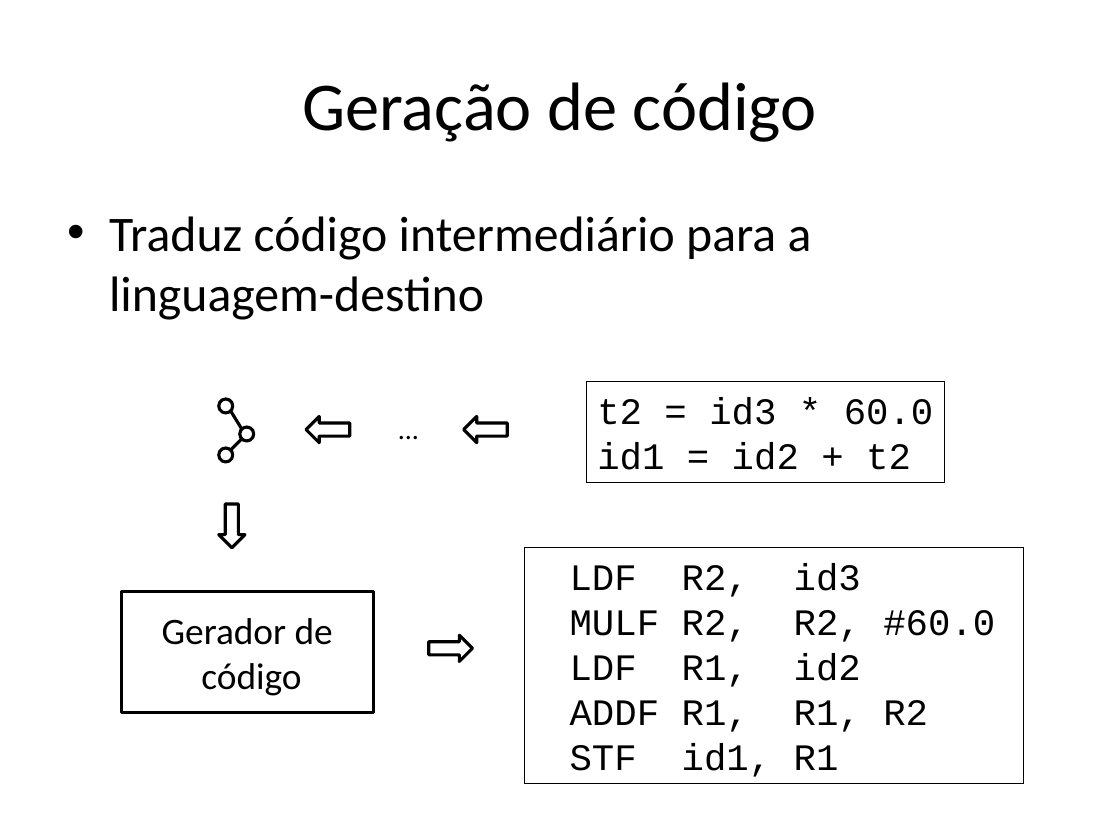
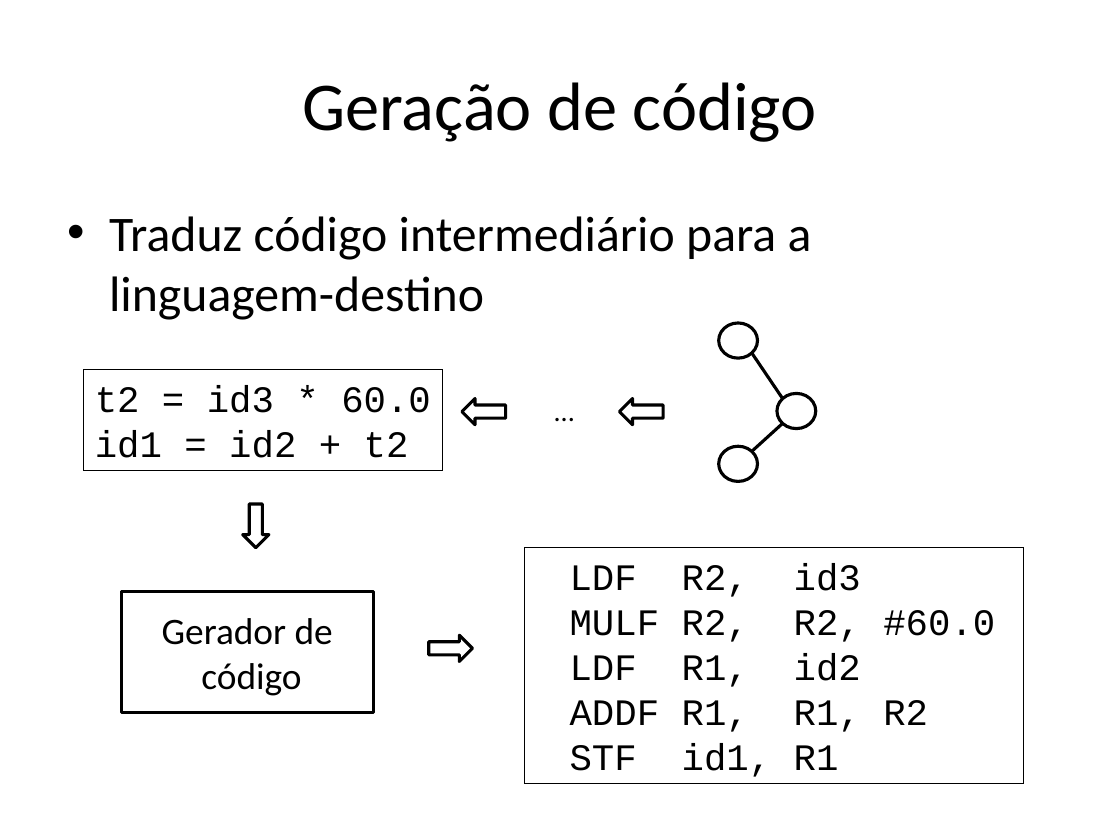
Before and after one commit to damorim/compilers-cin, a slide deck: slide 34 of slides-aulas/intro.pptx. Drawn at 1120x840 pixels with LibreOffice and Linux fonts; fonts in the diff are those of the drawing. Boxes give left, top, right and bottom in pixels: in the first picture for what was removed or moved away, otherwise in the second. Text is boxed around its words. In the diff, an @@ line names an element or a change of style, - is before the commit and + after.

```diff
--- a/slides-aulas/intro.pptx
+++ b/slides-aulas/intro.pptx
@@ ellipse: place and size @@
-ellipse at box(218, 399, 232, 412)
+ellipse at box(719, 323, 758, 357)
@@ line moved from (231, 411) - (242, 429) to (752, 353) - (783, 399) @@
@@ rectangle "t2 = id3 * 60.0 ...": place and size @@
-rectangle "t2 = id3 * 60.0 ..." at box(586, 382, 944, 483)
+rectangle "t2 = id3 * 60.0 ..." at box(84, 370, 442, 470)
@@ 2 right arrows, 1 text: place and size @@
-2 right arrows, 1 text at box(306, 407, 507, 451)
+2 right arrows, 1 text at box(461, 389, 663, 433)
@@ ellipse: place and size @@
-ellipse at box(240, 427, 253, 440)
+ellipse at box(777, 393, 816, 428)
@@ ellipse: place and size @@
-ellipse at box(218, 448, 232, 461)
+ellipse at box(719, 446, 758, 480)
@@ line moved from (242, 439) - (231, 450) to (783, 423) - (752, 451) @@
@@ right arrow: place and size @@
-right arrow at box(218, 504, 244, 548)
+right arrow at box(243, 504, 269, 548)
```
Also in this commit, not shown: 2 other slides changed.
